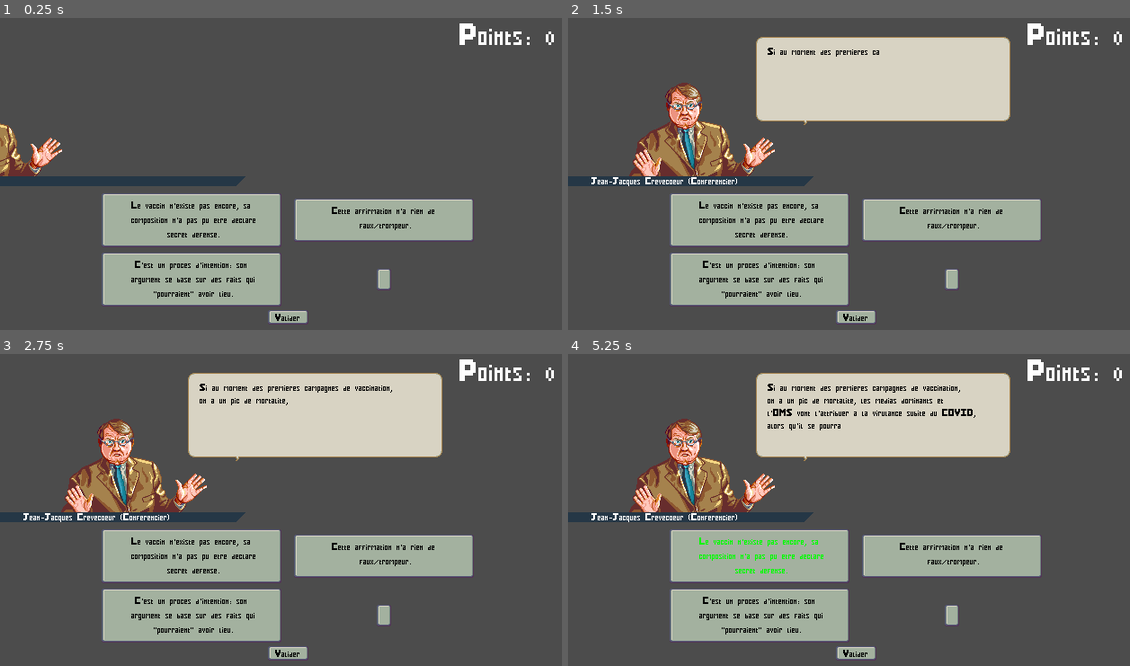
Above: before the commit, frames 1-4 (two rows, left to right).
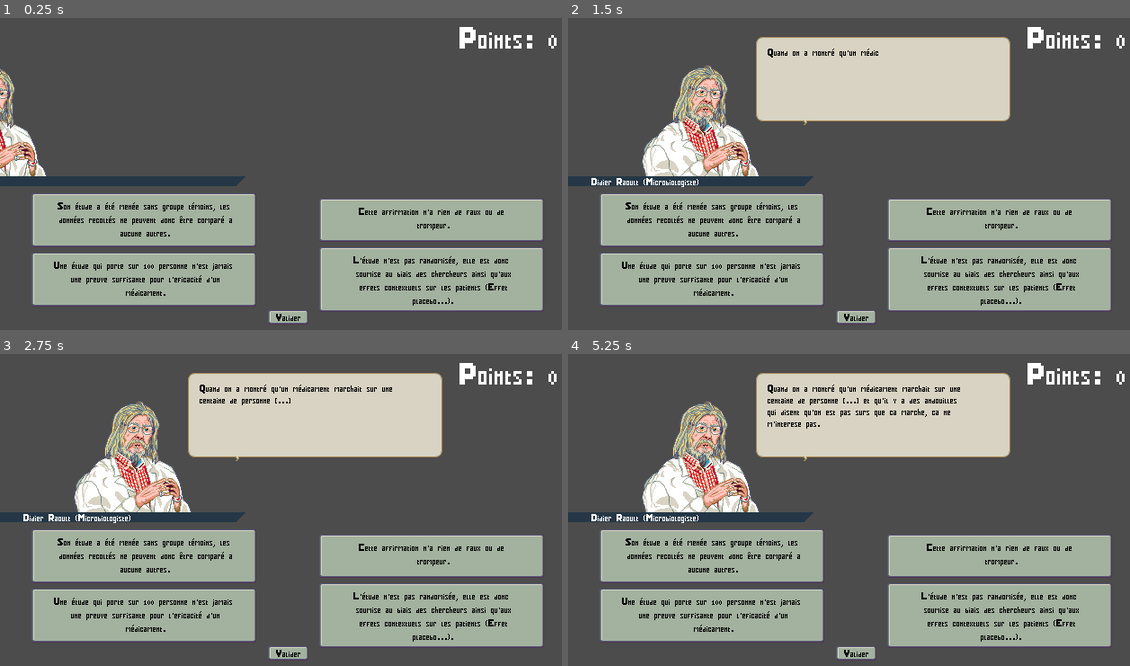
Above: after the commit, the same moments.

Repository: MrBSmith/FakeNews
Game: Godot game, scene res://Scenes/Game.tscn
Same seed, same stepped clock (60 frames per second), same inputs: the game is played once before the commit and once after it.
Inputs (mouse positions are in pixels of both pictures, inside the frame that each line leads up to):
- Up to frame 1 (0.25 s): no input
- Up to frame 2 (1.5 s): tap Enter (ui_accept) at 0.5, 0.77 s; move the mouse to (983, 161) at 0.52 s; hold Up (ui_up) 0.53-1.28 s; click (983, 161) at 0.67 s; move the mouse to (893, 86) at 1.27 s; hold Down (ui_down) from 1.28 s (still down); click (893, 86) at 1.42 s
- Up to frame 3 (2.75 s): tap Enter (ui_accept) at 1.52, 2 s; move the mouse to (342, 441) at 2.02 s; release Down (ui_down) at 2.03 s; hold Up (ui_up) from 2.03 s (still down)
- Up to frame 4 (5.25 s): tap Enter (ui_accept) at 2.75, 3.02, 3.5, 3.77, 4.25, 4.52, 5 s; move the mouse to (826, 578) at 2.77 s; click (826, 578) at 2.92 s; move the mouse to (1028, 563) at 3.52 s; release Up (ui_up) at 3.53 s; hold Down (ui_down) from 3.53 s (still down); move the mouse to (680, 466) at 4.27 s; move the mouse to (882, 513) at 5.02 s; click (882, 513) at 5.17 s

The runs differ from the first frame. In frame 1, 20% of the frame differs, in the area x 0-100%, y 1-98%; in frame 2, 24%; in frame 3, 24%; in frame 4, 24%, in the area x 4-100%, y 1-98%.

Commit message:
Better buttons placement

Diff:
--- a/Autoloads/Dialogue/Text.csv
+++ b/Autoloads/Dialogue/Text.csv
@@ -25,44 +25,44 @@
 DIAL_QUIZZ_1_0;;Il peut y avoir bien d'autres facteurs que le traitement a l'hydroxychloroquine qui expliquent cette difference.[v]
 DIAL_QUIZZ_1_1;;Les chiffres n'ont pas de source fiable.[v]
 DIAL_QUIZZ_1_2;;Marseille a de meilleurs hopitaux que Paris.
-DIAL_QUIZZ_1_3;;Cette affirmation n'a rien de faux/trompeur.
+DIAL_QUIZZ_1_3;;Cette affirmation n'a rien de faux ou de trompeur.
 ;;
 DIAL_QUIZZ_2_0;;Ces résultats sont obtenu seulement in vitro (Et non sur un organisme vivant).[v]
 DIAL_QUIZZ_2_1;;Les études dont il parle sont controversés.[v]
 DIAL_QUIZZ_2_2;;Il n'y a pas eu de preuve de l'efficacité de l'hydorxychloroquine contre le SRAS.
-DIAL_QUIZZ_2_3;;Cette affirmation n'a rien de faux/trompeur.
+DIAL_QUIZZ_2_3;;Cette affirmation n'a rien de faux ou de trompeur.
 ;;
 DIAL_QUIZZ_3_0;;Une étude qui porte sur 100 personne n'est jamais une preuve suffisante pour l'eficacité d'un médicament.[v]
 DIAL_QUIZZ_3_1;;Son étude a été menée sans groupe témoins, les données recoltés ne peuvent donc être comparé a aucune autres.[v]
 DIAL_QUIZZ_3_2;;L'étude n'est pas randomisée, elle est donc soumise au biais des chercheurs ainsi qu'aux effets contextuels sur les patients (Effet placebo...).[v]
-DIAL_QUIZZ_3_3;;Cette affirmation n'a rien de faux/trompeur.
+DIAL_QUIZZ_3_3;;Cette affirmation n'a rien de faux ou de trompeur.
 ;;
 DIAL_QUIZZ_4_0;;La loi dit en réalité que le ministère peut décider de rendre un vaccin obligatoire localement (Sans lien avec le confinement).[v]
 DIAL_QUIZZ_4_1;;Le futur vaccin (Si il est un jour découvert), ne pourrait être généralisé que dans de nombreux mois, c’est-à-dire bien après la fin prévue du confinement au Danemark.[v]
 DIAL_QUIZZ_4_2;;Il n'y a pas de confinement au Danemark.
-DIAL_QUIZZ_4_3;;Cette affirmation n'a rien de faux/trompeur.
+DIAL_QUIZZ_4_3;;Cette affirmation n'a rien de faux ou de trompeur.
 ;;
 DIAL_QUIZZ_5_0;;"C'est un procès d'intention: son argument se base sur des faits qui ""pourraient"" avoir lieu.[v]"
 DIAL_QUIZZ_5_1;;Le vaccin n'existe pas encore, sa composition n'a pas pu être déclaré secret défense.[v]
 DIAL_QUIZZ_5_2;;
-DIAL_QUIZZ_5_3;;Cette affirmation n'a rien de faux/trompeur.
+DIAL_QUIZZ_5_3;;Cette affirmation n'a rien de faux ou de trompeur.
 ;;
 DIAL_QUIZZ_6_0;;La séquence dont il parle se retrouve en réalité dans de nombreux virus (Elle est assez banale).[v]
 DIAL_QUIZZ_6_1;;Le virus n'a pas de séquence commune avec le VIH.
 DIAL_QUIZZ_6_2;;C'est un prix nobel il faut donc lui faire confiance.
-DIAL_QUIZZ_6_3;;Cette affirmation n'a rien de faux/trompeur.
+DIAL_QUIZZ_6_3;;Cette affirmation n'a rien de faux ou de trompeur.
 ;;
 DIAL_QUIZZ_7_0;;Il n'y a aucune preuve ou indice qui permette d'accuser un laboratoire chinois d'avoir crée le virus.[v]
 DIAL_QUIZZ_7_1;;Il n'y a aucun rapport entre les ondes 5G et les virus et leur transmision.[v]
 DIAL_QUIZZ_7_2;;C'est un prix nobel il faut donc lui faire confiance.
-DIAL_QUIZZ_7_3;;Cette affirmation n'a rien de faux/trompeur.
+DIAL_QUIZZ_7_3;;Cette affirmation n'a rien de faux ou de trompeur.
 ;;
 DIAL_QUIZZ_8_0;;Il n'y a aucune efficacité démontré du jeûne et du crudivorisme pour se protéger du virus.[v]
 DIAL_QUIZZ_8_1;;Le virus se transmet par des microgoutellettes (Salive, réspiration), il faut donc éviter au maximum les contacts physiques.[v]
 DIAL_QUIZZ_8_2;;Jeûner et manger cru aident a renforcer les défenses immunitaires, et permettent donc de se protéger éfficacement du virus.
-DIAL_QUIZZ_8_3;;Cette affirmation n'a rien de faux/trompeur.
+DIAL_QUIZZ_8_3;;Cette affirmation n'a rien de faux ou de trompeur.
 ;;
-DIAL_QUIZZ_8_0;;Il n'y a aucun rapport direct entre l'hygiène de vie et la transmition du virus.[v]
-DIAL_QUIZZ_8_1;;"L'une des proches de Thierry Casasnovas dit elle-même avoir été atteinte et s'être ""soignée"" a l'aide du crudivorisme et de ""purges"".[v]"
-DIAL_QUIZZ_8_2;;Une bonne hygiène protège efficacement du virus.
-DIAL_QUIZZ_8_3;;Cette affirmation n'a rien de faux/trompeur.
+DIAL_QUIZZ_9_0;;Il n'y a aucun rapport direct entre l'hygiène de vie et la transmition du virus.[v]
+DIAL_QUIZZ_9_1;;"L'une des proches de Thierry Casasnovas dit elle-même avoir été atteinte et s'être ""soignée"" a l'aide du crudivorisme et de ""purges"".[v]"
+DIAL_QUIZZ_9_2;;Une bonne hygiène protège efficacement du virus.
+DIAL_QUIZZ_9_3;;Cette affirmation n'a rien de faux ou de trompeur.
--- a/Global/Fonts/BoldCapsPixel24.tres
+++ b/Global/Fonts/BoldCapsPixel24.tres
@@ -3,4 +3,5 @@
 [ext_resource path="res://Global/Fonts/BoldCapsPixel.ttf" type="DynamicFontData" id=1]
 
 [resource]
+extra_spacing_bottom = -3
 font_data = ExtResource( 1 )
--- a/Scenes/Button/Button.gd
+++ b/Scenes/Button/Button.gd
@@ -1,14 +1,13 @@
 extends NinePatchRect
 class_name ButtonBase
 
-var max_chars_lenght : int = 40
+var max_chars_lenght : int = 50
 
 func _ready():
 	var _err = $Label.connect("pressed", self, "on_pressed")
 
 func set_text(text: String):
 	text = split_in_lines(text, max_chars_lenght)
-	text = DIALOGUE.remove_accents(text)
 	var nb_line = text.count("\n", 0, 0) + 1
 	var text_box_size := Vector2.ZERO
 
--- a/Scenes/Button/Button.tscn
+++ b/Scenes/Button/Button.tscn
@@ -38,10 +38,10 @@
 }
 
 [node name="Label" type="Label" parent="."]
-margin_left = 1.87496
-margin_top = 1.15284
-margin_right = 15.875
-margin_bottom = 14.1528
+margin_left = 2.22218
+margin_top = -3.9165
+margin_right = 16.2222
+margin_bottom = 16.0835
 mouse_filter = 1
 custom_fonts/font = ExtResource( 2 )
 text = "A"
--- a/Scenes/Button/Submit/Submit.tscn
+++ b/Scenes/Button/Submit/Submit.tscn
@@ -8,8 +8,8 @@
 script = ExtResource( 2 )
 
 [node name="Label" parent="." index="0"]
-margin_left = 7.68591
-margin_top = -0.244173
-margin_right = 37.6859
-margin_bottom = 15.7558
+margin_left = 8.54051
+margin_top = -0.976692
+margin_right = 38.5405
+margin_bottom = 15.0233
 text = "Valider"
--- a/Scenes/Dialogue/DialogueBox.gd
+++ b/Scenes/Dialogue/DialogueBox.gd
@@ -39,7 +39,6 @@
 func load_text():
 	var key = owner.dialogue_key
 	entire_text = DIALOGUE.get_current_translation().get_message(key)
-	entire_text = DIALOGUE.remove_accents(entire_text)
 	split_in_paragraphs(entire_text)
 
 
--- a/Scenes/Portraits/Portrait.gd
+++ b/Scenes/Portraits/Portrait.gd
@@ -3,6 +3,7 @@
 var Montagnier = preload("res://Scenes/Portraits/Montagnier.png")
 var Casasnovas = preload("res://Scenes/Portraits/Casasnovas.png")
 var Raoult = preload("res://Scenes/Portraits/Raoult.png")
+var JJCC = preload("res://Scenes/Portraits/JJCC.png")
 
 
 func set_portrait(portrait_name : String):
@@ -13,4 +14,4 @@
 	$AnimationPlayer.play("Appear")
 
 func disappear():
-	$AnimationPlayer.play_backwards("Appear")
+	$AnimationPlayer.play("Appear", -1.0, -1.5, true)
--- a/Scenes/Quizz/Quizz.gd
+++ b/Scenes/Quizz/Quizz.gd
@@ -27,7 +27,7 @@
 	for i in range(nb_questions):
 		question_index_array.append(i + 1)
 
-	next_question()
+	generate_question()
 
 
 func get_portait_key(index: int) -> String:
@@ -45,10 +45,7 @@
 
 func next_question():
 	destroy_current_question()
-
-	var rng = randi() % question_index_array.size()
-	dialogue_index = question_index_array[rng]
-	question_index_array.remove(rng)
+	yield(portrait_node.get_node("AnimationPlayer"), "animation_finished")
 
 	generate_question()
 
@@ -60,9 +57,15 @@
 	for question in $GUI/UI/Questions.get_children():
 		question.queue_free()
 
+	portrait_node.disappear()
+
 	speaker_name_node.text = ""
 
 func generate_question():
+	var rng = randi() % question_index_array.size()
+	dialogue_index = question_index_array[rng]
+	question_index_array.remove(rng)
+
 	instanciate_dialogue_box(dialogue_index)
 	instanciate_responses(dialogue_index)
 	$Timer.start()
@@ -76,7 +79,7 @@
 
 	yield(portrait_node.get_node("AnimationPlayer"), "animation_finished")
 
-	speaker_name_node.text = DIALOGUE.remove_accents(speakers_dic.get(portrait_name))
+	speaker_name_node.text = speakers_dic.get(portrait_name)
 
 	# Instanciate the question
 	var box_node = dialogue_box_scene.instance()
@@ -113,7 +116,7 @@
 			answer_button.set_key(answer_key)
 
 			var button_size = answer_button.get_size()
-			var button_pos = container_size * (Vector2((j + 1), (i + 1)) / 3) - button_size / 2
+			var button_pos = Vector2(container_size.x / 2 * (j + 0.5), container_size.y / 3 * (i + 1))- button_size / 2
 
 			answer_button.set_position(button_pos)
 			answer_container_node.call_deferred("add_child", answer_button)
Binary file changed: Autoloads/Dialogue/Text.en.translation
Binary file changed: Autoloads/Dialogue/Text.fr.translation
Binary file changed: Global/Fonts/BoldCapsPixel.ttf
Binary file added: Scenes/Portraits/JJCC.png
Not shown, added: Scenes/Portraits/JJCC.png.import
